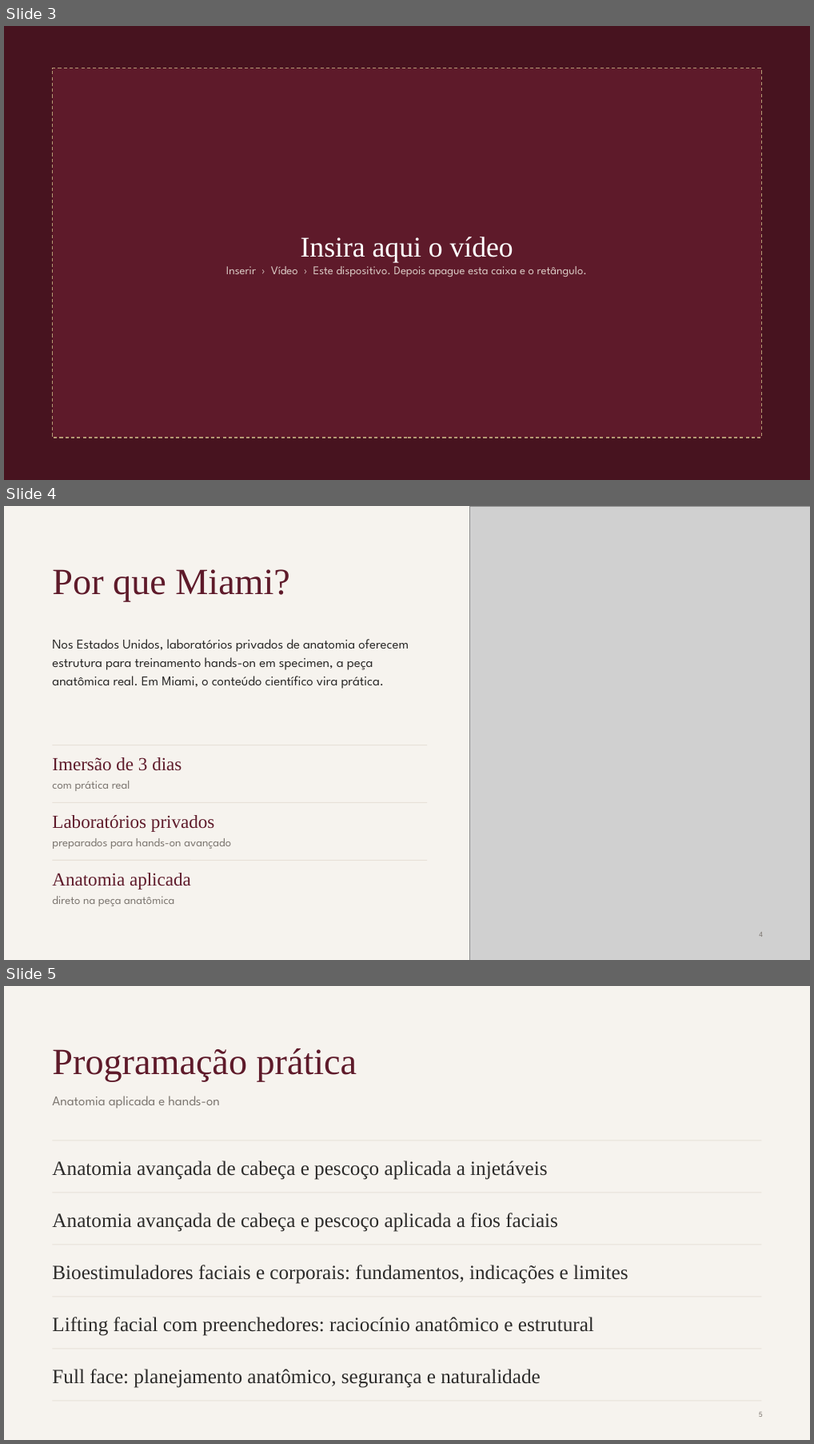
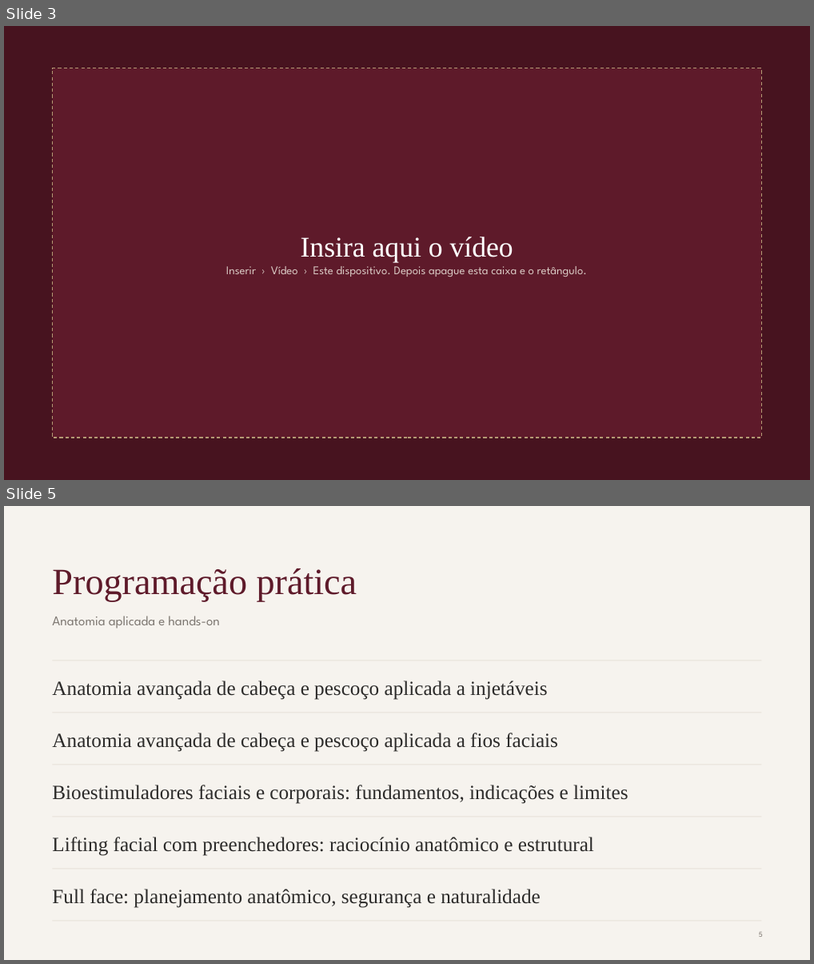
Before and after one commit to humbertovecchi/vecchi, a slide deck: entregas/Formacao-Internacional-Etapa-Miami.pptx. Shown one above the other, each under a label of ours: slides 3, 4 and 5 before the commit, slides 3 and 5 after it; the slides between them are not shown. The pictures are 814x1444 and 814x964 pixels, drawn with LibreOffice and Linux fonts; fonts in the diff are those of the drawing; grey boxes stand for pictures. Boxes give left, top, right and bottom in pixels: in the first picture for what was removed or moved away, otherwise in the second. Text is boxed around its words. In the diff, an @@ line names an element or a change of style, - is before the commit and + after.

```diff
--- a/entregas/Formacao-Internacional-Etapa-Miami.pptx
+++ b/entregas/Formacao-Internacional-Etapa-Miami.pptx
@@ slide 4 removed at box(4, 506, 810, 960), background #F6F3EE @@
@@ picture removed at box(470, 506, 810, 960) @@
@@ title removed at box(52, 569, 290, 601) @@
-Por que Miami?
@@ text removed at box(52, 639, 409, 688) @@
-Nos Estados Unidos, laboratórios privados de anatomia oferecem estrutura para treinamento hands-on em specimen, a peça anatômica real. Em Miami, o conteúdo científico vira prática.
@@ line removed from (52, 745) to (427, 745) @@
@@ text removed at box(52, 757, 182, 771) @@
-Imersão de 3 dias
@@ text removed at box(52, 780, 130, 791) @@
-com prática real
@@ line removed from (52, 803) to (427, 803) @@
@@ text removed at box(52, 815, 214, 832) @@
-Laboratórios privados
@@ text removed at box(52, 838, 231, 848) @@
-preparados para hands-on avançado
@@ line removed from (52, 860) to (427, 860) @@
@@ text removed at box(52, 872, 191, 889) @@
-Anatomia aplicada
@@ text removed at box(52, 896, 174, 906) @@
-direto na peça anatômica
@@ page number removed at box(759, 932, 763, 936) @@
-4
```
Also in this commit, not shown: 1 slide added, 2 other files.
